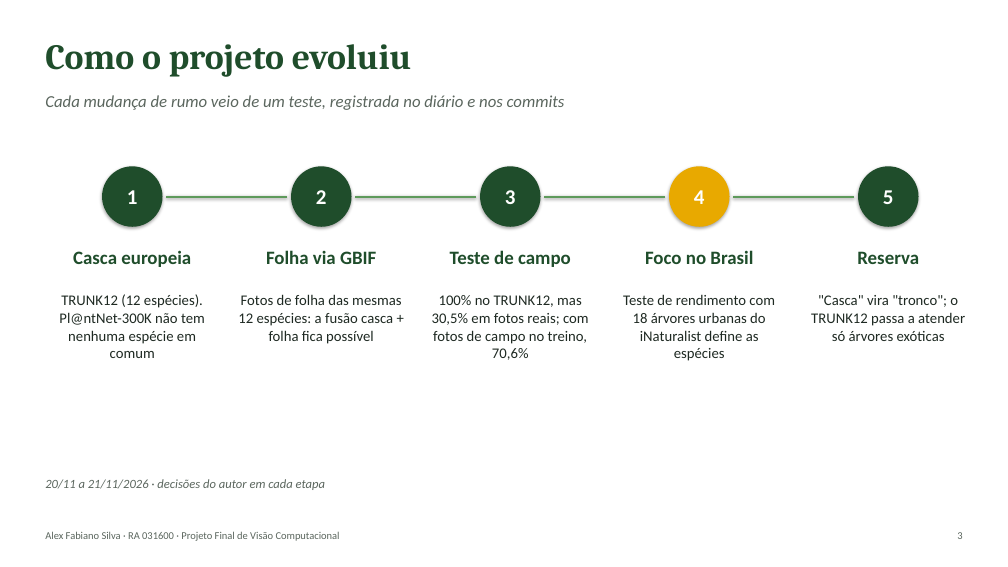
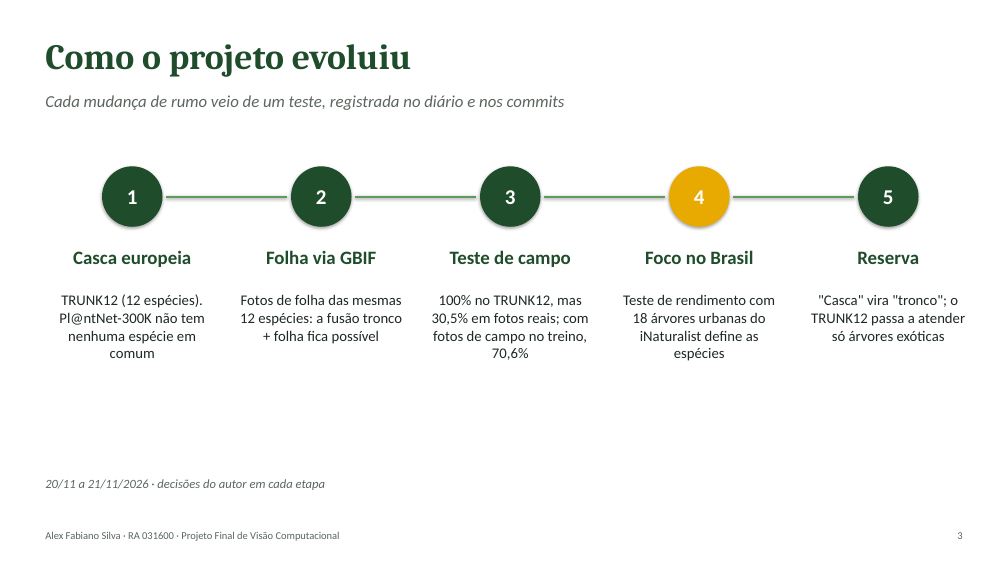
Before and after one commit to alexfabianomoc/Sistema-Interativo-de-Visao-Computacional-e-Inteligencia-Multimodal, a slide deck: slide 3 of docs/apresentacao/apresentacao.pptx. Drawn at 1008x567 pixels with LibreOffice and Linux fonts; fonts in the diff are those of the drawing. Boxes give left, top, right and bottom in pixels: in the first picture for what was removed or moved away, otherwise in the second. Text is boxed around its words. In the diff, an @@ line names an element or a change of style, - is before the commit and + after.

```diff
--- a/docs/apresentacao/apresentacao.pptx
+++ b/docs/apresentacao/apresentacao.pptx
@@ text at (x1=240, y1=294, x2=402, y2=344): text changed @@
-Fotos de folha das mesmas 12 espécies: a fusão casca + folha fica possível
+Fotos de folha das mesmas 12 espécies: a fusão tronco + folha fica possível
```
Also in this commit, not shown: 5 other files.
